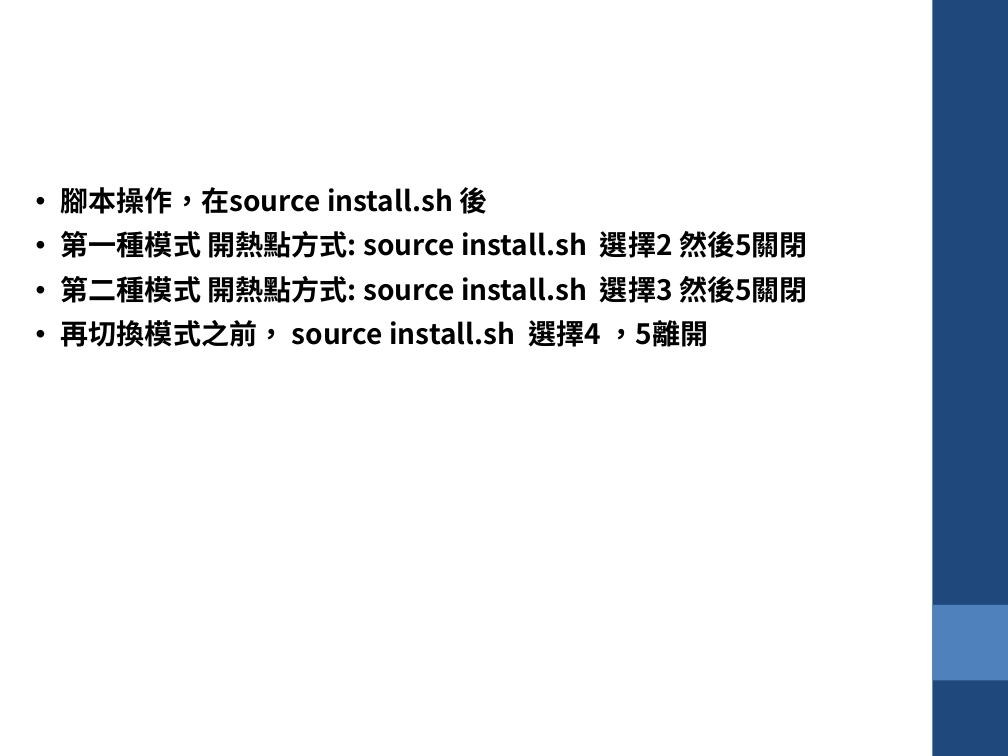
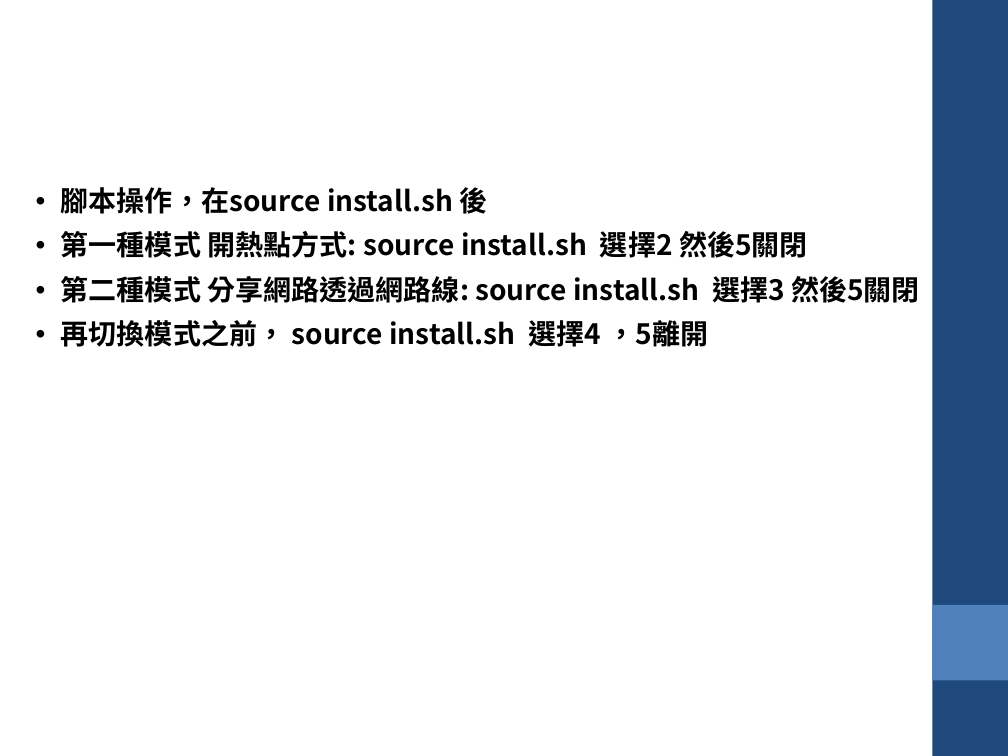
Before and after one commit to krnick/AP_MODE, a slide deck: slide 23 of 設定wifi ap_repeater.pptx. Drawn at 1008x756 pixels with LibreOffice and Linux fonts; fonts in the diff are those of the drawing. Boxes give left, top, right and bottom in pixels: in the first picture for what was removed or moved away, otherwise in the second. Text is boxed around its words. In the diff, an @@ line names an element or a change of style, - is before the commit and + after.

Commit message:
update ppt

```diff
--- a/設定wifi ap_repeater.pptx
+++ b/設定wifi ap_repeater.pptx
@@ text at (x1=61, y1=276, x2=920, y2=303): text changed @@
-• 第二種模式 開熱點方式: source install.sh 選擇3 然後5關閉
+• 第二種模式 分享網路透過網路線: source install.sh 選擇3 然後5關閉
```
